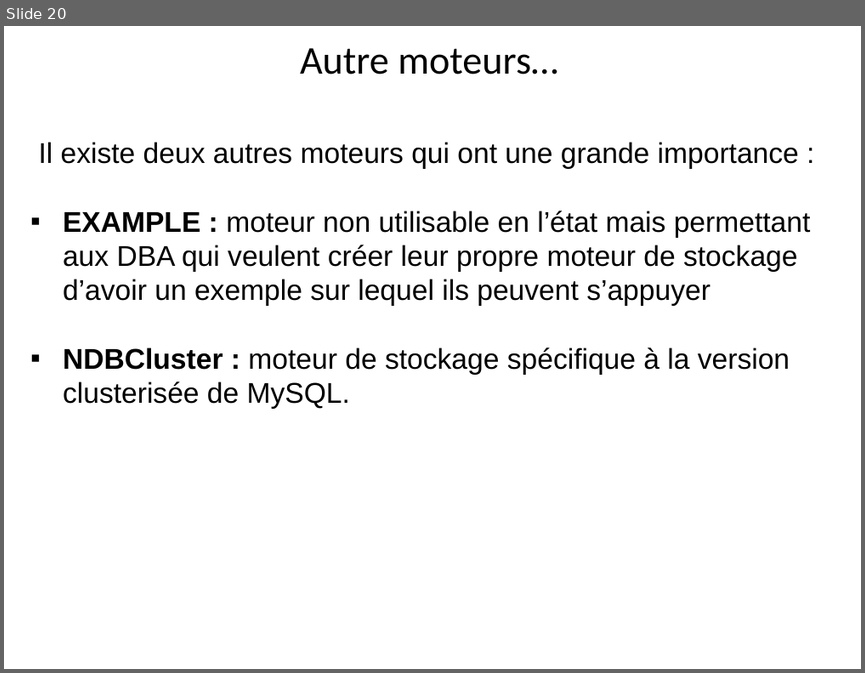
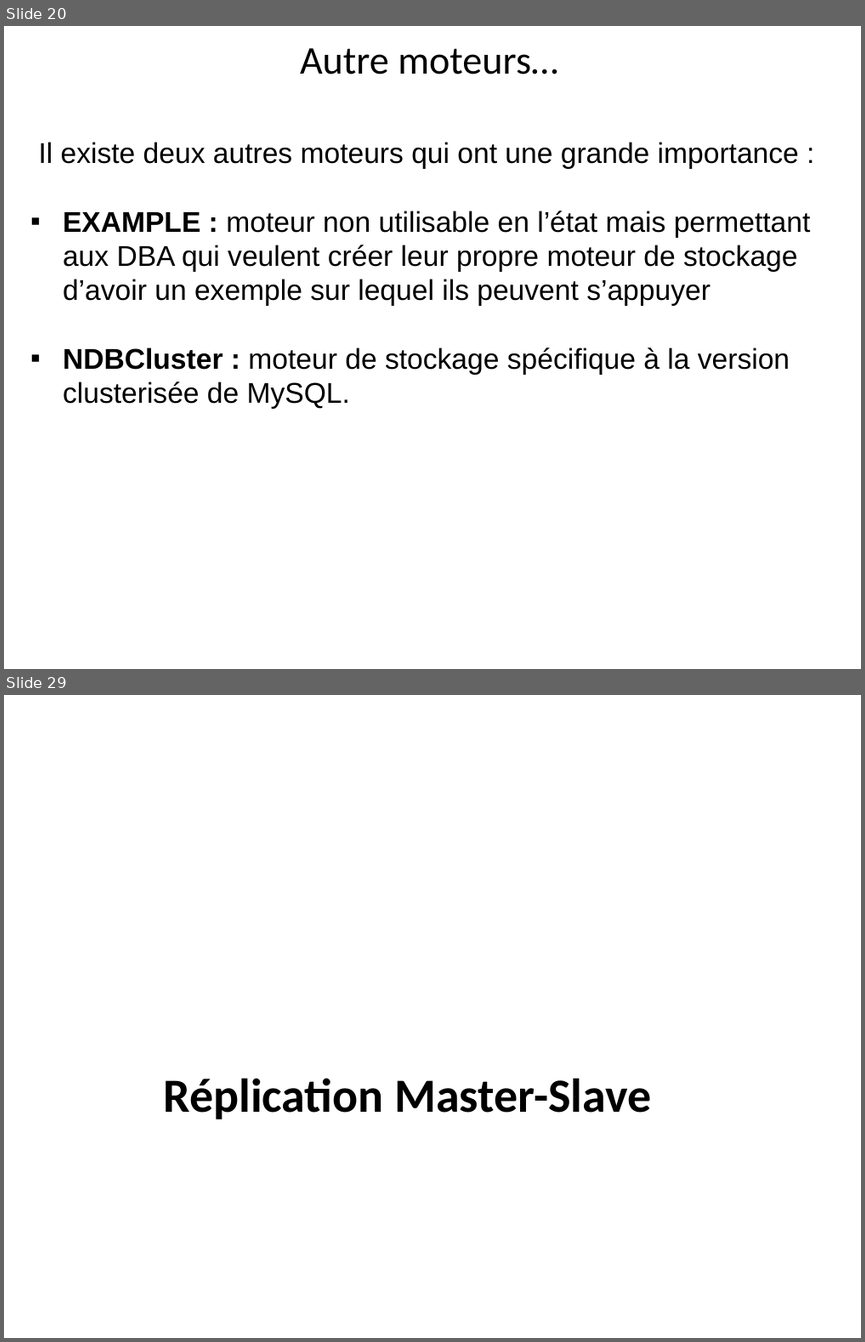
Before and after one commit to hosniah/mysql-labs, a slide deck: Administration MYSQL.pptx. Shown one above the other, each under a label of ours: slide 20 before the commit, slides 20 and 29 after it; the slides between them are not shown. The pictures are 865x673 and 865x1342 pixels, drawn with LibreOffice and Linux fonts; fonts in the diff are those of the drawing; background and template pictures are left out. Boxes give left, top, right and bottom in pixels: in the first picture for what was removed or moved away, otherwise in the second. Text is boxed around its words. In the diff, an @@ line names an element or a change of style, - is before the commit and + after.

```diff
--- a/Administration MYSQL.pptx
+++ b/Administration MYSQL.pptx
@@ slide 29 added at bbox=[4, 695, 861, 1338], background #FFFFFF @@
@@ title added at bbox=[163, 1077, 651, 1119], 40 pt, text #000000, bold @@
+Réplication Master-Slave
```
Also in this commit, not shown: 2 slides changed, 23 other slides added.
